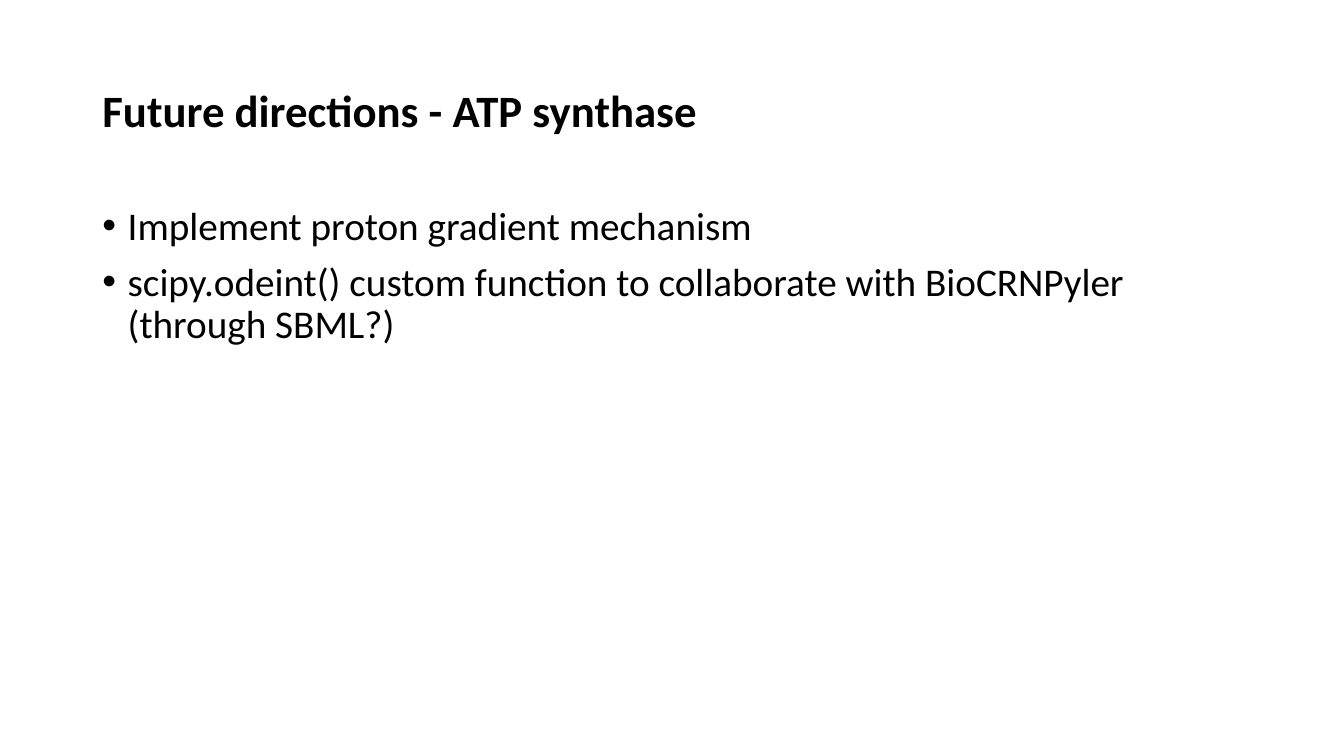
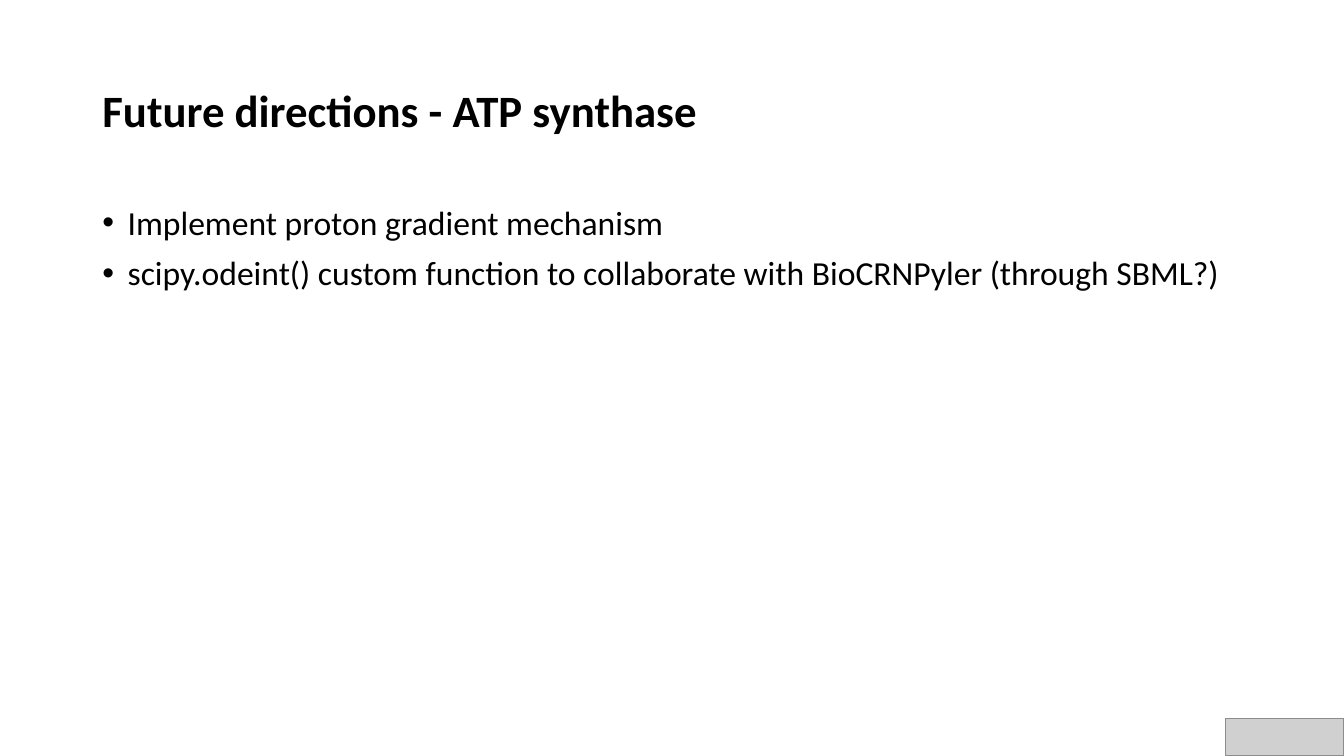
Before and after one commit to AnkitaRoychoudhury/ug_murray, a slide deck: slide 10 of miscellaneous/presentations/202020720_murray_mtg.pptx. Drawn at 1344x756 pixels with LibreOffice and Linux fonts; fonts in the diff are those of the drawing; grey boxes stand for pictures. Boxes give left, top, right and bottom in pixels: in the first picture for what was removed or moved away, otherwise in the second. Text is boxed around its words. In the diff, an @@ line names an element or a change of style, - is before the commit and + after.

```diff
--- a/miscellaneous/presentations/202020720_murray_mtg.pptx
+++ b/miscellaneous/presentations/202020720_murray_mtg.pptx
@@ text "Implement proton gradient mechanism" at bbox=[128, 211, 1218, 291]: size 28 to 24 pt @@
@@ picture added at bbox=[1226, 718, 1344, 756] @@
```
Also in this commit, not shown: 5 other slides changed, 1 slide added, 1 other file.
